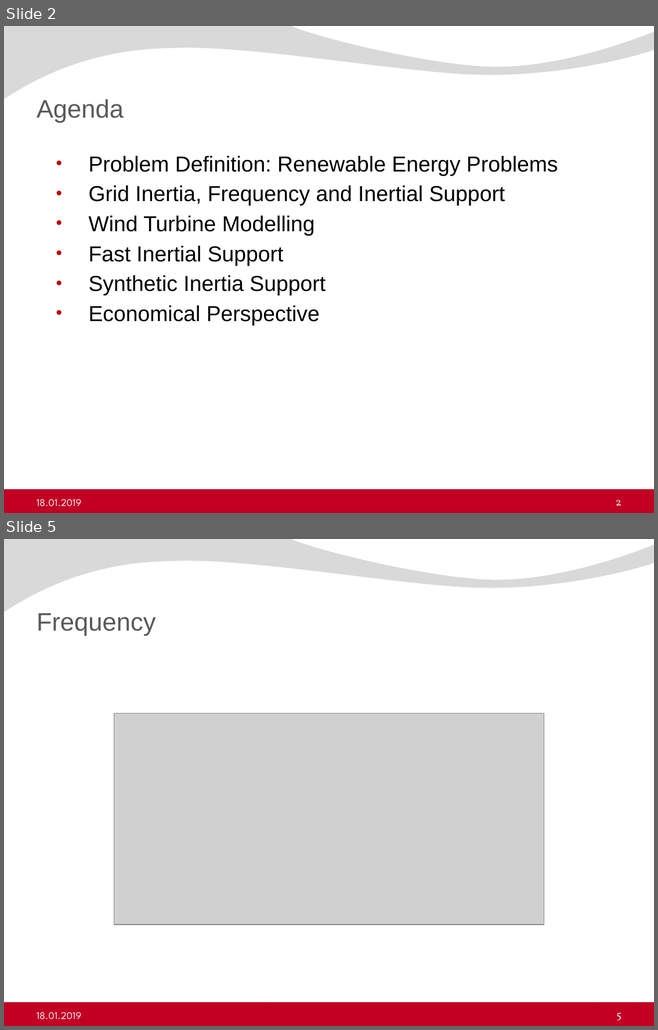
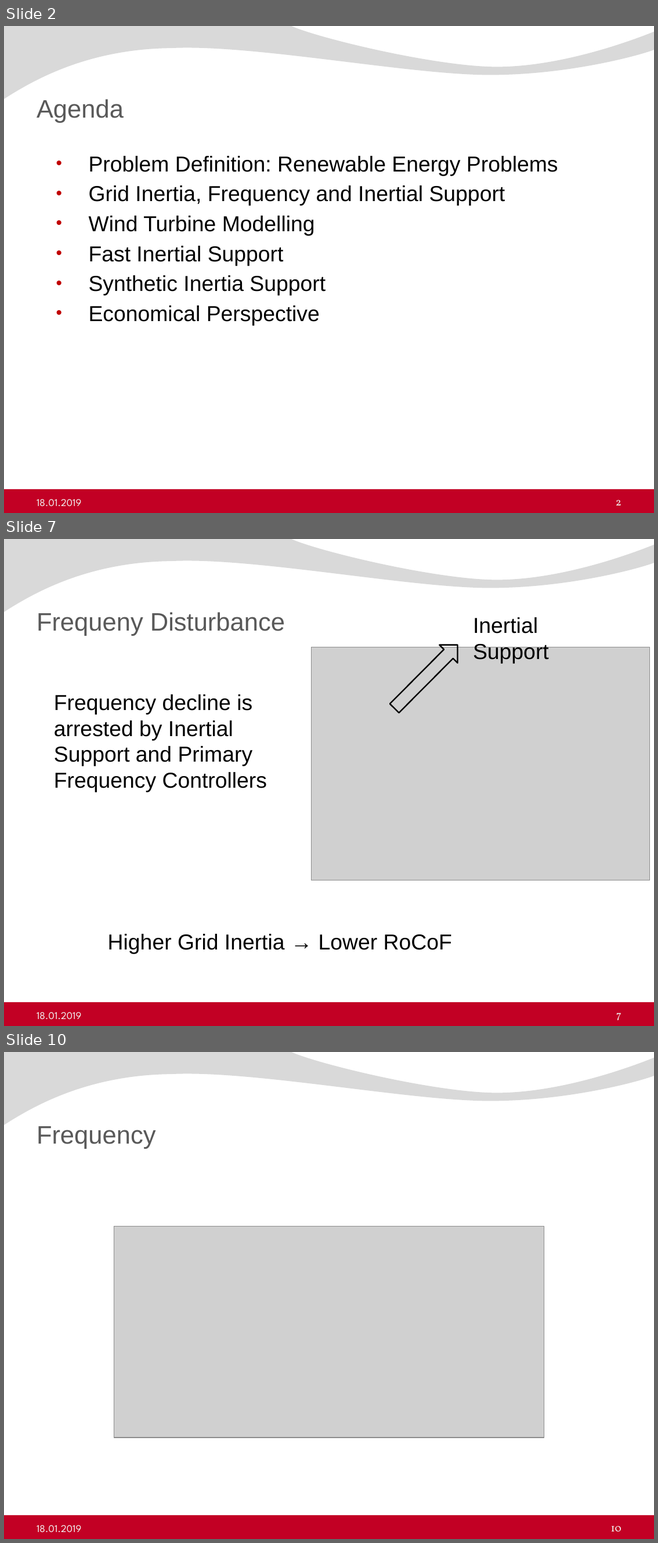
Before and after one commit to ErencanDuymaz/Research, a slide deck: Thesis/Thesis Defence/Erencan_Duymaz_thesis_defence.pptx. Shown one above the other, each under a label of ours: slides 2 and 5 before the commit, slides 2, 7 and 10 after it; the slides between them are not shown. The pictures are 658x1030 and 658x1543 pixels, drawn with LibreOffice and Linux fonts; fonts in the diff are those of the drawing; grey boxes stand for pictures; background and template pictures are left out. Boxes give left, top, right and bottom in pixels: in the first picture for what was removed or moved away, otherwise in the second. Text is boxed around its words. In the diff, an @@ line names an element or a change of style, - is before the commit and + after.

```diff
--- a/Thesis/Thesis Defence/Erencan_Duymaz_thesis_defence.pptx
+++ b/Thesis/Thesis Defence/Erencan_Duymaz_thesis_defence.pptx
@@ slide 7 added at box(4, 539, 654, 1026), background #FFFFFF; not listed: 2 template elements that a slide beside it also shows @@
@@ title added at box(36, 612, 285, 636), 28 pt, text #595959 @@
+Frequeny Disturbance
@@ text added at box(473, 617, 549, 663), 24 pt, text #000000 @@
+Inertial Support
@@ left arrow added at box(385, 636, 466, 717), outline #000000 1.5 pt @@
@@ picture added at box(311, 647, 649, 880) @@
@@ text added at box(54, 694, 267, 792), 24 pt, text #000000 @@
+Frequency decline is arrested by Inertial Support and Primary Frequency Controllers
@@ text added at box(108, 934, 452, 954), 24 pt, text #000000 @@
+Higher Grid Inertia → Lower RoCoF
@@ text added at box(36, 1012, 81, 1019), 11.5 pt, text #F2F2F2 @@
+18.01.2019
@@ page number added at box(616, 1013, 621, 1020), 12 pt, text #F2F2F2 @@
+7
@@ what was slide 5 is now slide 10 @@
@@ page number at box(611, 1526, 621, 1532): text changed @@
-5
+10
```
Also in this commit, not shown: 6 slides changed, 7 other slides added, 8 other files.
